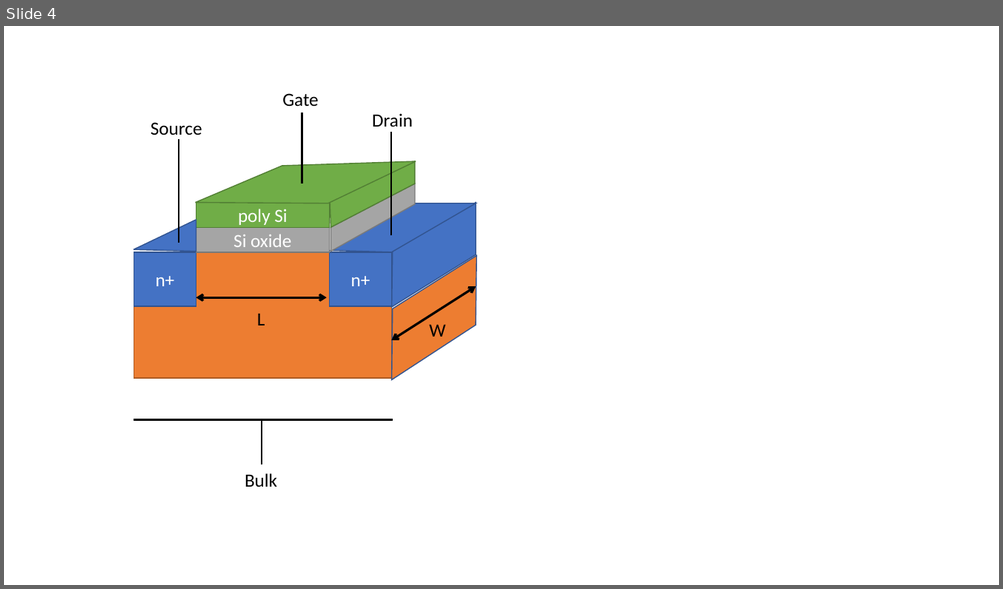
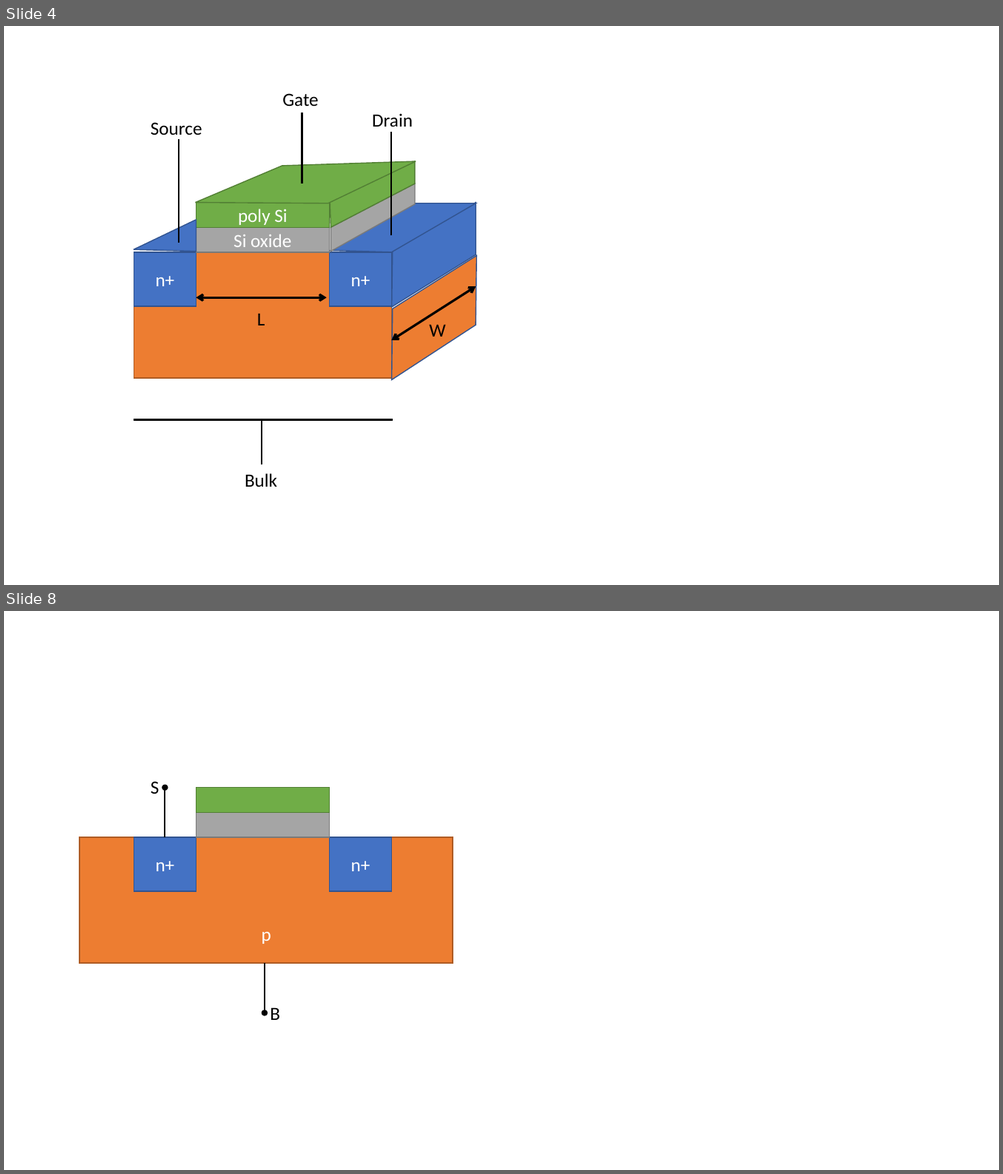
Before and after one commit to sequoiap/ece543, a slide deck: ece543/figures.pptx. Shown one above the other, each under a label of ours: slide 4 before the commit, slides 4 and 8 after it; the slides between them are not shown. The pictures are 1003x589 and 1003x1174 pixels, drawn with LibreOffice and Linux fonts; fonts in the diff are those of the drawing. Boxes give left, top, right and bottom in pixels: in the first picture for what was removed or moved away, otherwise in the second. Text is boxed around its words. In the diff, an @@ line names an element or a change of style, - is before the commit and + after.

```diff
--- a/ece543/figures.pptx
+++ b/ece543/figures.pptx
@@ slide 8 added at [4,611,999,1170], background #FFFFFF @@
@@ text added at [151,781,159,794], 18 pt, text #000000 @@
+S
@@ arrow added from (165, 837) to (165, 788), #000000 1.5 pt @@
@@ rectangle added at [196,788,330,812], fill #70AD47, outline #538035 1 pt @@
@@ rectangle added at [196,812,330,837], fill #A5A5A5, outline #7A7A7A 1 pt @@
@@ rectangle added at [79,837,452,963], fill #ED7D31, outline #AF5C24 1 pt, 18 pt, text #FFFFFF @@
+p
@@ rectangle added at [134,837,196,891], fill #4472C4, outline #325491 1 pt, 18 pt, text #FFFFFF @@
+n+
@@ rectangle added at [330,837,391,891], fill #4472C4, outline #325491 1 pt, 18 pt, text #FFFFFF @@
+n+
@@ arrow added from (264, 963) to (264, 1013), #000000 1.5 pt @@
@@ text added at [270,1008,280,1020], 18 pt, text #000000 @@
+B
```
Also in this commit, not shown: 4 other slides added, 1 slide removed, 25 other files.
